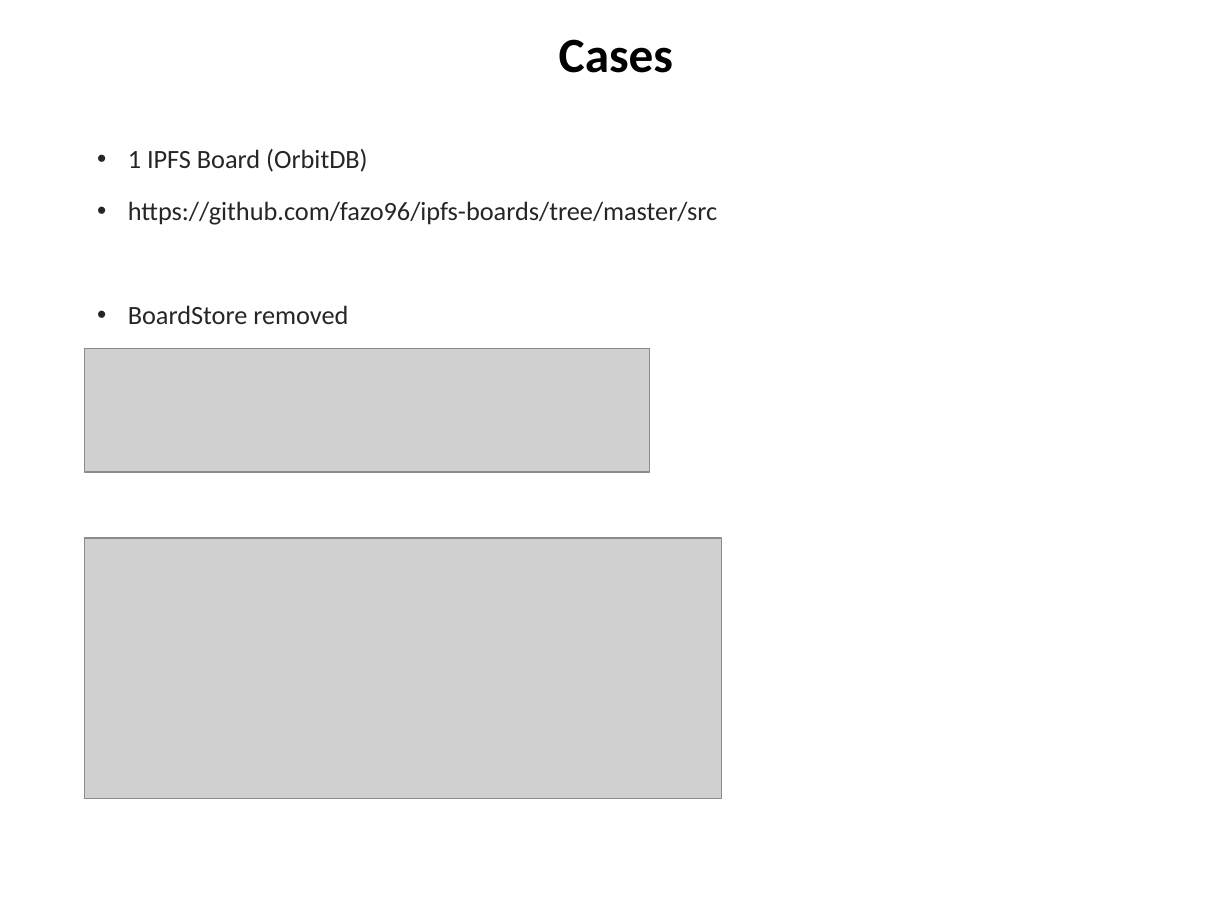
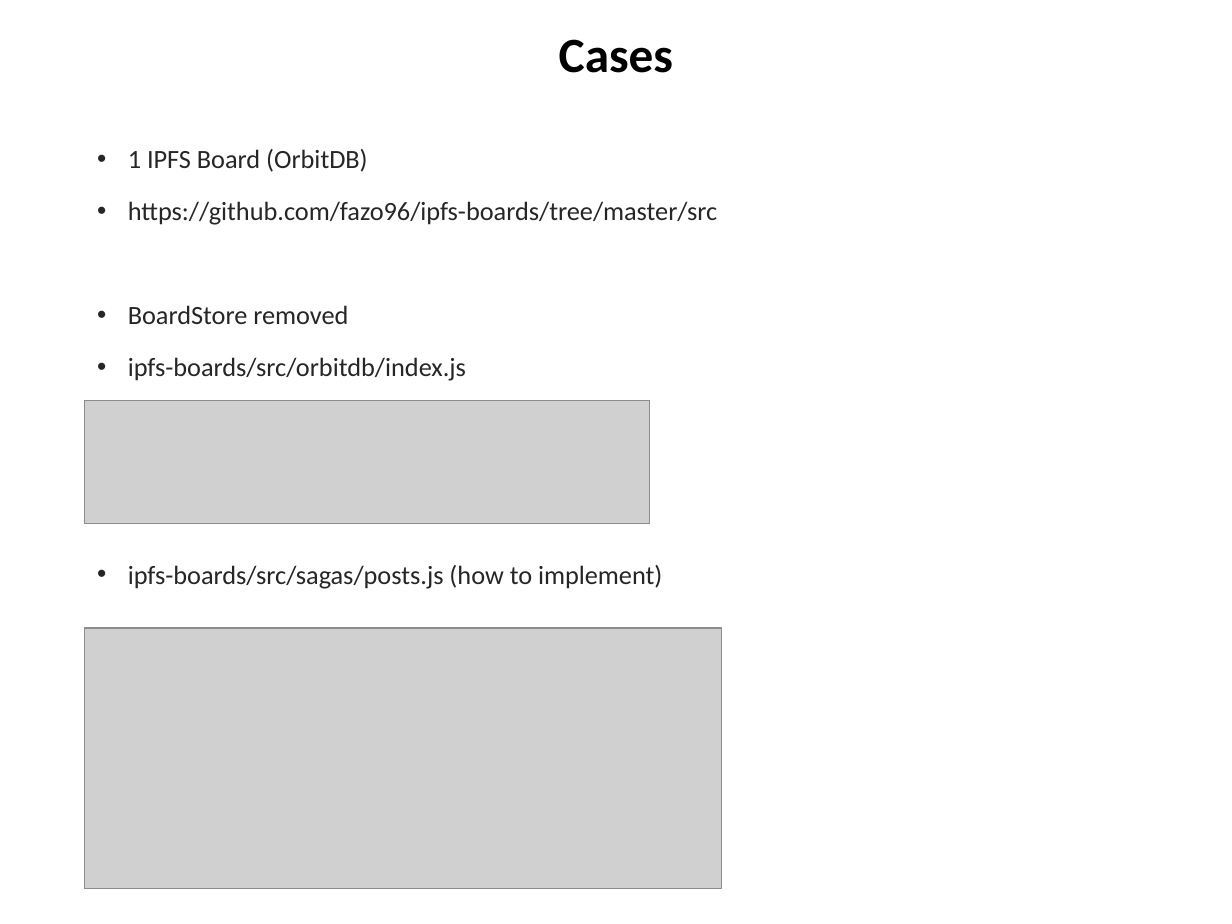
Before and after one commit to chuacw/SGUS-Slides, a slide deck: slide 32 of BCI - Batch2 - Day13 - IPFS.pptx (slide 19 before the commit). Drawn at 1232x924 pixels with LibreOffice and Linux fonts; fonts in the diff are those of the drawing; grey boxes stand for pictures. Boxes give left, top, right and bottom in pixels: in the first picture for what was removed or moved away, otherwise in the second. Text is boxed around its words. In the diff, an @@ line names an element or a change of style, - is before the commit and + after.

```diff
--- a/BCI - Batch2 - Day13 - IPFS.pptx
+++ b/BCI - Batch2 - Day13 - IPFS.pptx
@@ text at [128,357,662,589]: paragraphs added @@
+• ipfs-boards/src/orbitdb/index.js
+• ipfs-boards/src/sagas/posts.js (how to implement)
@@ picture: place and size @@
-picture at [85,349,649,472]
+picture at [85,400,649,524]
@@ picture: place and size @@
-picture at [85,538,722,798]
+picture at [85,628,722,888]
```
Also in this commit, not shown: 12 other slides changed, 13 slides added, 3 other files.
